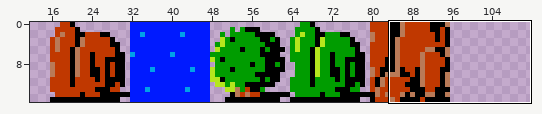
One commit to this sprite sheet: gfx/tileset.png. The first picture is a wide view before the edit; the outline marks the close-up.
Close-up. Before the commit:
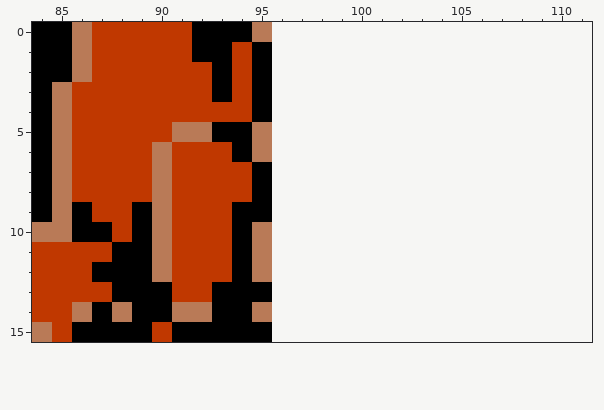
The file is 96x16 pixels. Colours within 5 levels of each other are drawn and written as one. Shown: x 84..111, y 0..15. The old version is drawn lined up with the new one, on the new canvas. The wide view leaves out empty margins.
After:
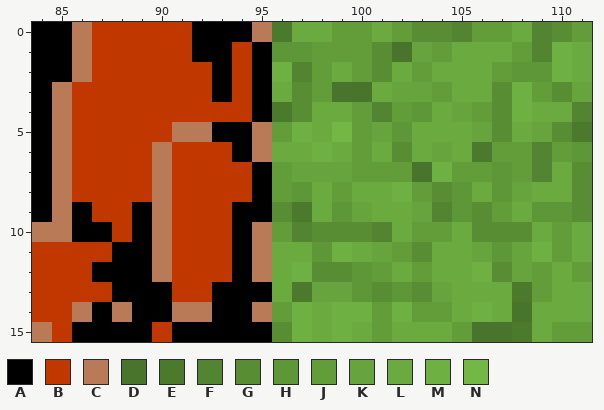
Palette (. is transparent): A #000000  B #c03800  C #b97a57  D #49742b  E #4c7a2d  F #538431  G #588d34  H #5e9738  J #629d3a  K #67a43d  L #6aaa3f  M #6eb041  N #73b744
Difference:
canvas 96x16 -> 112x16
y 0: x 96..111 ................ -> ELLJJLJGGFJJLFGJ
y 1: x 96..111 ................ -> HHJJJGDKJLLLJFML
y 2: x 96..111 ................ -> MFJLJGLJLLLJHHML
y 3: x 96..111 ................ -> LGJDDLKKJLLGMJGK
y 4: x 96..111 ................ -> EGLLJFJHLKJGMLLF
y 5: x 96..111 ................ -> JMLNJKHLLLKGLKGE
y 6: x 96..111 ................ -> LLMLJLGLKLEJJFJH
y 7: x 96..111 ................ -> JKKKJJJDMJJHJFLG
y 8: x 96..111 ................ -> JHLJLLMJGHLHKLLG
y 9: x 96..111 ................ -> GELHKLLKFHGJLHHG
y 10: x 96..111 ................ -> JFGGGFLJJLGGGLJL
y 11: x 96..111 ................ -> LLHMLKJGLLKHKMJL
y 12: x 96..111 ................ -> LMGGHJLJLLMGKJLJ
y 13: x 96..111 ................ -> LEKKHGHGKLLLEJLL
y 14: x 96..111 ................ -> JMLMMJMJJLMLDLLL
y 15: x 96..111 ................ -> GMLMLJLLLJDDELJJ
Where, in picture pixels (left, top, right, bottom), the same in both close-ups:
added: (272, 22, 592, 342)
